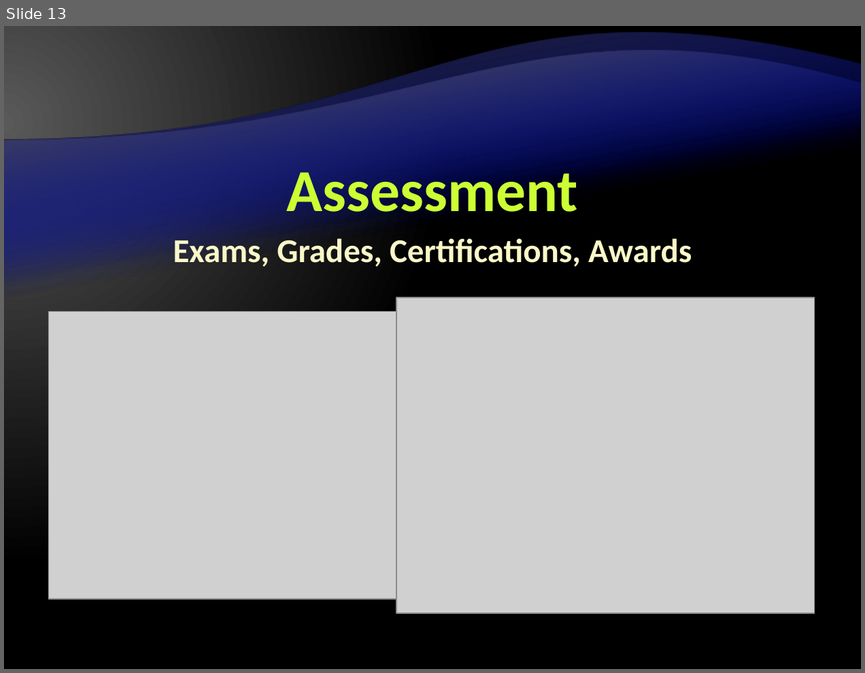
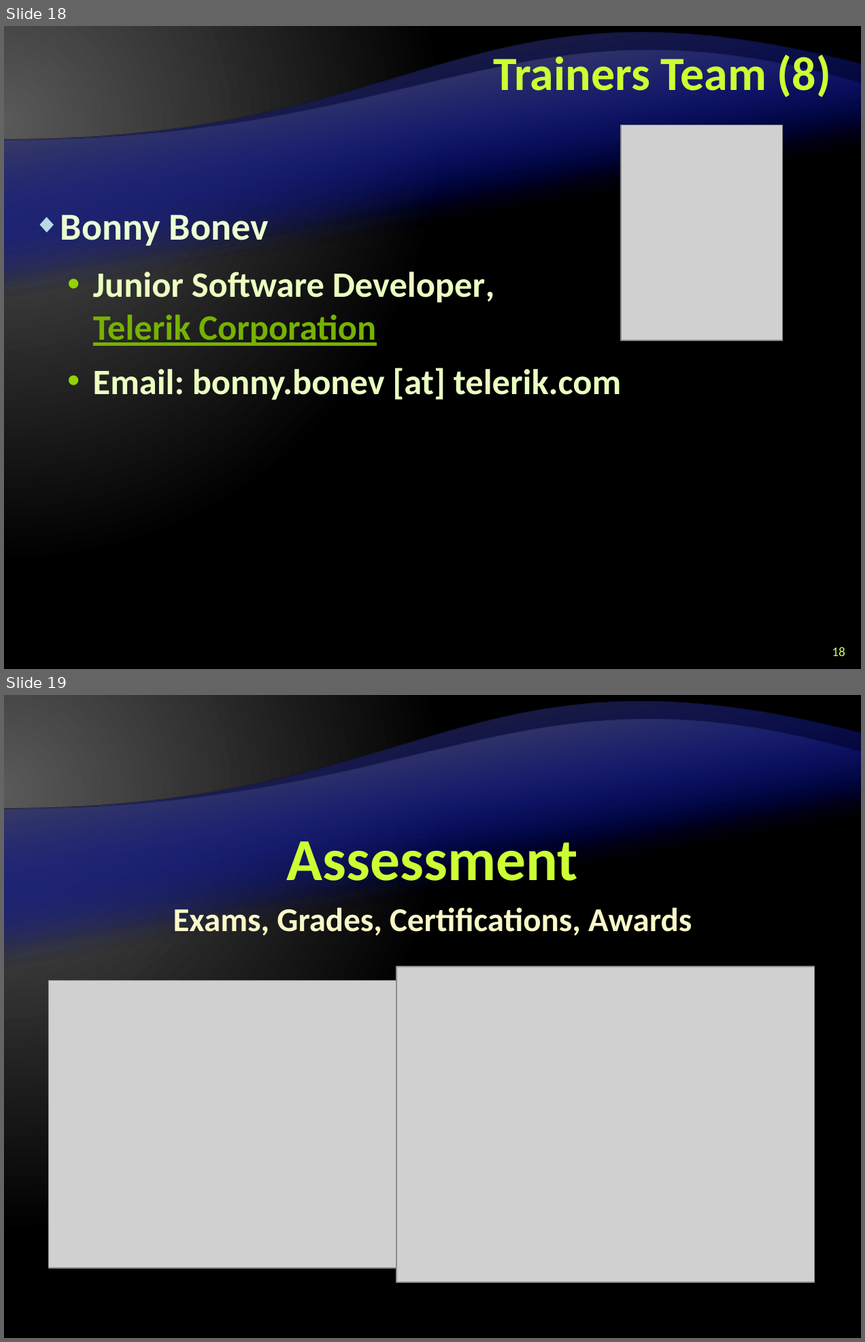
Before and after one commit to Graveheart/aspnetcourse, a slide deck: 2010/lectures/0. Course Introduction.pptx. Shown one above the other, each under a label of ours: slide 13 before the commit, slides 18 and 19 after it. The pictures are 865x673 and 865x1342 pixels, drawn with LibreOffice and Linux fonts; fonts in the diff are those of the drawing; grey boxes stand for pictures; background and template pictures are left out. Boxes give left, top, right and bottom in pixels: in the first picture for what was removed or moved away, otherwise in the second. Text is boxed around its words. In the diff, an @@ line names an element or a change of style, - is before the commit and + after.

Commit message:
added slides to the trainers section fixes to the formatting added Vesko and Shasho's pictures

```diff
--- a/2010/lectures/0. Course Introduction.pptx
+++ b/2010/lectures/0. Course Introduction.pptx
@@ slide 18 added at box(4, 26, 861, 669), background gradient #595959 to #000000; not listed: 4 template elements that a slide beside it also shows @@
@@ title added at box(494, 50, 831, 97), 40 pt, text #CCFF33, bold @@
+Trainers Team (8)
@@ picture added at box(621, 125, 783, 339) @@
@@ text added at box(60, 214, 494, 346), 30 pt, text #EBFFC2, bold @@
+◆ Bonny Bonev
+  • Junior Software Developer, Telerik Corporation
@@ text added at box(93, 367, 621, 400), 30 pt, text #EBFFC2, bold @@
+  • Email: bonny.bonev [at] telerik.com
@@ page number added at box(832, 647, 844, 656), 11 pt, text #CCFF66 @@
+18
@@ what was slide 13 is now slide 19 @@
```
Also in this commit, not shown: 13 slides changed, 5 other slides added, 2 other files.
